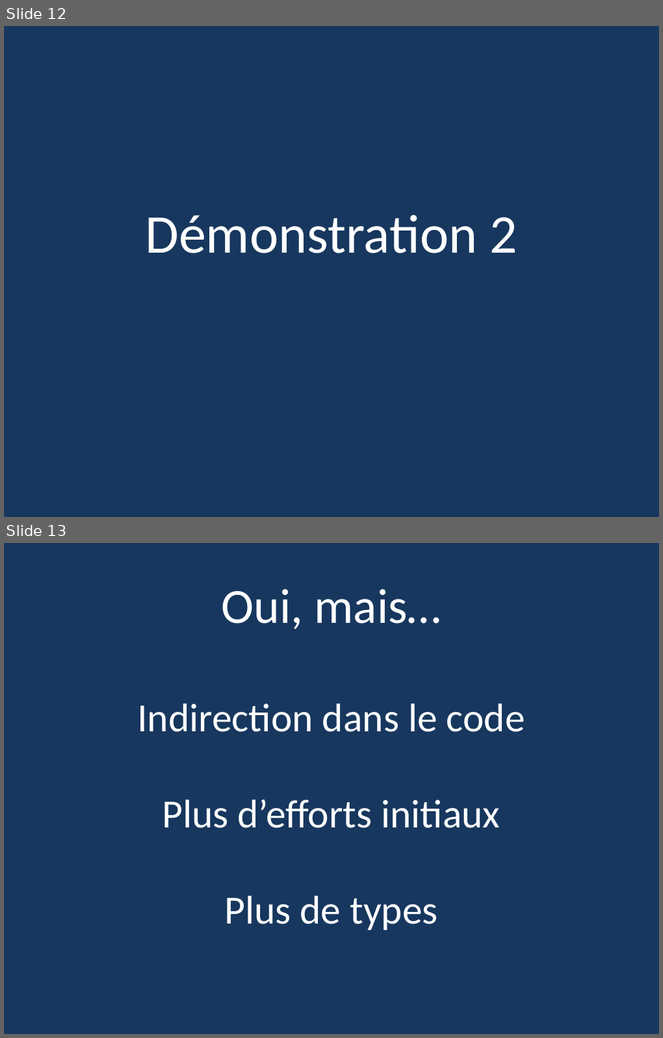
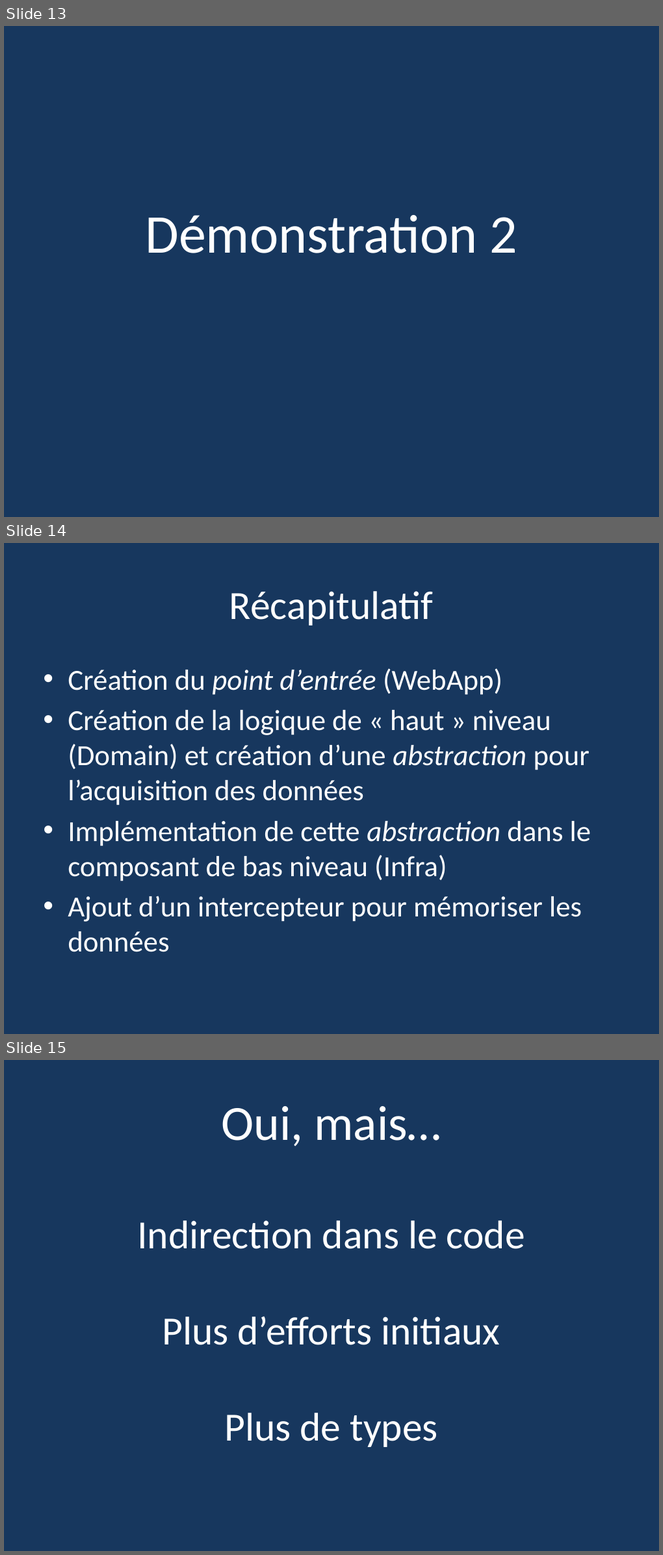
Before and after one commit to Pvlerick/DevDay2017, a slide deck: InjectionDeDépendances.pptx. Shown one above the other, each under a label of ours: slides 12 and 13 before the commit, slides 13, 14 and 15 after it. The pictures are 663x1038 and 663x1555 pixels, drawn with LibreOffice and Linux fonts; fonts in the diff are those of the drawing. Boxes give left, top, right and bottom in pixels: in the first picture for what was removed or moved away, otherwise in the second. Text is boxed around its words. In the diff, an @@ line names an element or a change of style, - is before the commit and + after.

```diff
--- a/InjectionDeDépendances.pptx
+++ b/InjectionDeDépendances.pptx
@@ slide 14 added at [4,543,659,1034], background #17375E @@
@@ title added at [230,591,434,626], 44 pt, text #FFFFFF @@
+Récapitulatif
@@ text added at [68,668,592,953], 32 pt, text #FFFFFF @@
+• Création du point d’entrée (WebApp)
+• Création de la logique de « haut » niveau (Domain) et création d’une abstraction pour l’acquisition des données
+• Implémentation de cette abstraction dans le composant de bas niveau (Infra)
+• Ajout d’un intercepteur pour mémoriser les données
@@ what was slide 12 is now slide 13 @@
@@ what was slide 13 is now slide 15 @@
```
Also in this commit, not shown: 2 slides changed, 1 other slide added, 24 other files.
